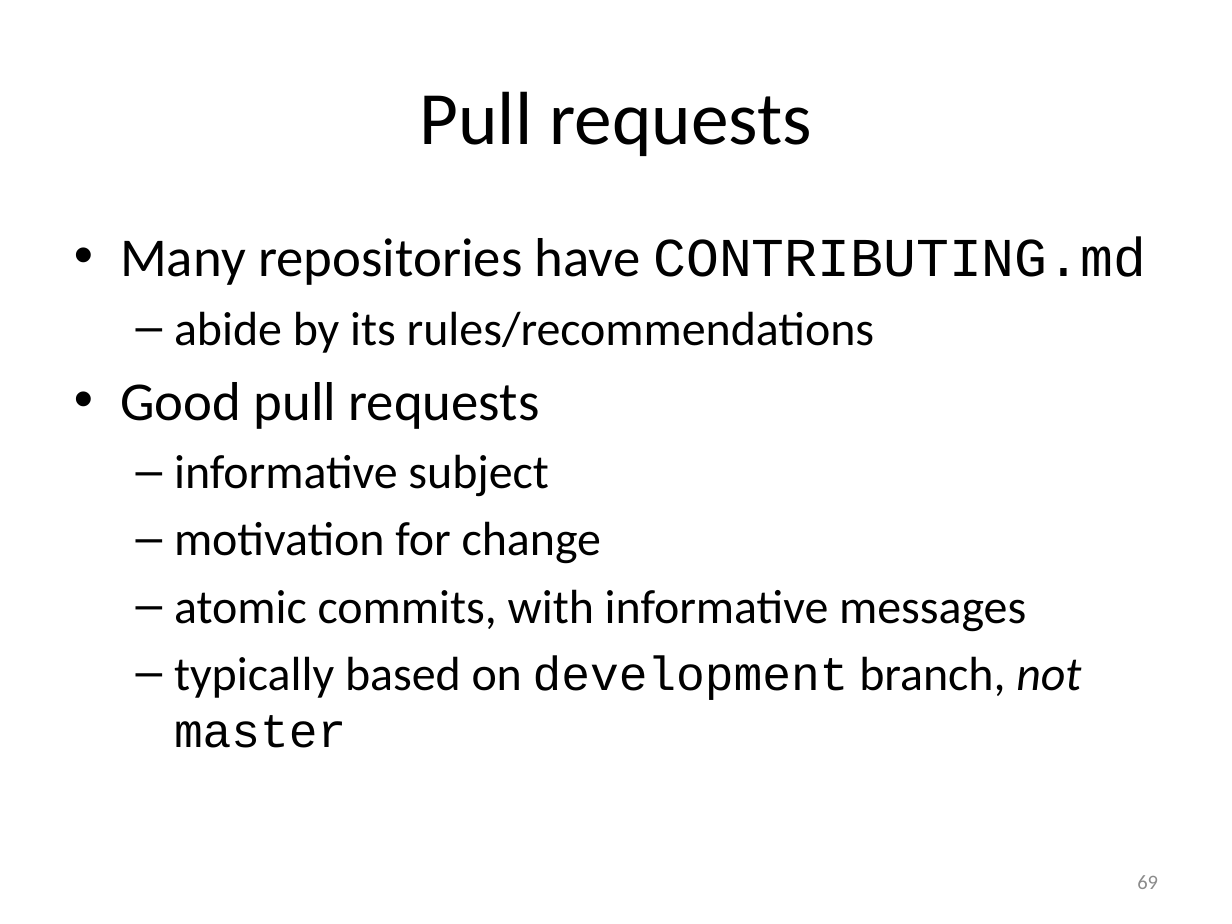
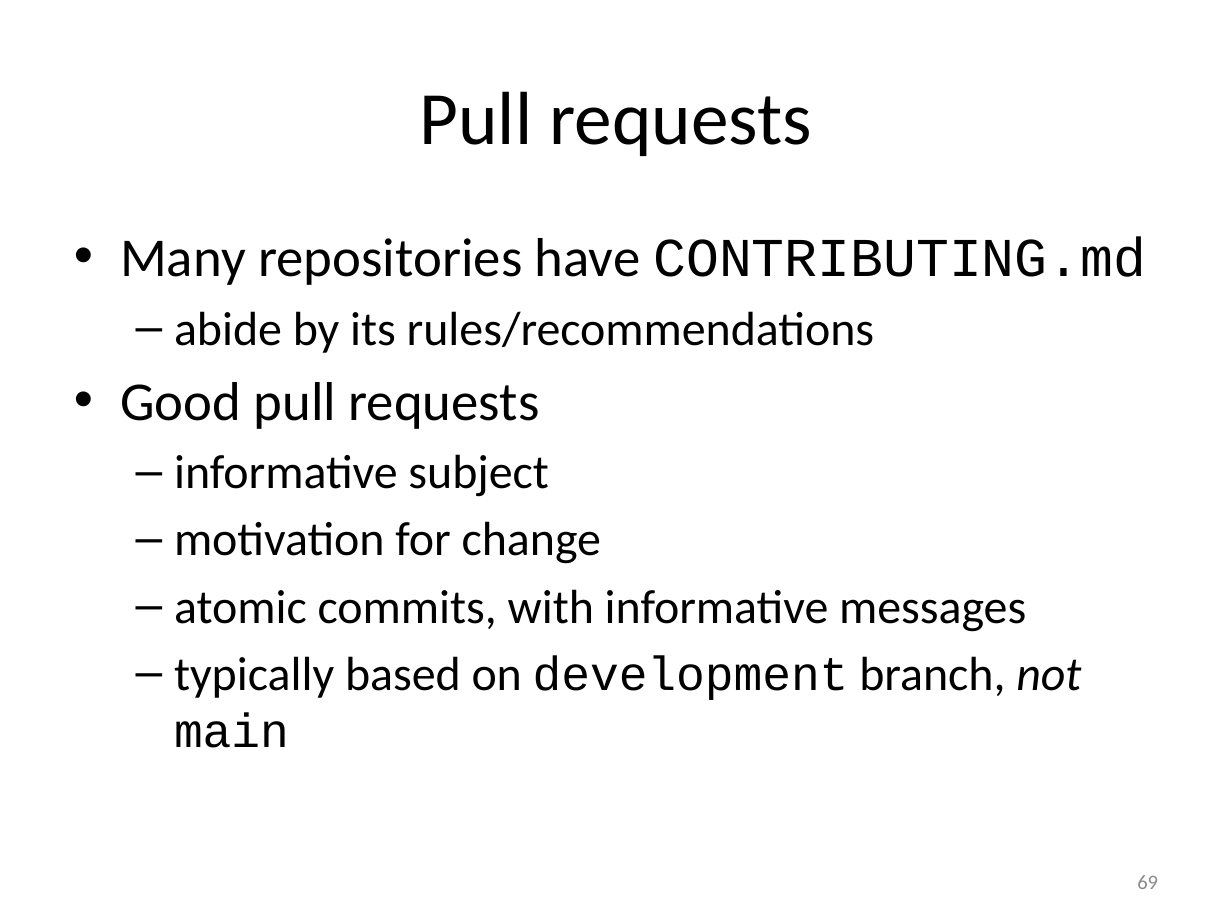
Before and after one commit to gjbex/Version-control-with-git, a slide deck: slide 69 of version_control_git.pptx. Drawn at 1232x924 pixels with LibreOffice and Linux fonts; fonts in the diff are those of the drawing. Boxes give left, top, right and bottom in pixels: in the first picture for what was removed or moved away, otherwise in the second. Text is boxed around its words. In the diff, an @@ line names an element or a change of style, - is before the commit and + after.

Commit message:
Change master to main branch
* Both Github and Gitlab now use `main` rather than `master` by default.

```diff
--- a/version_control_git.pptx
+++ b/version_control_git.pptx
@@ text at (174,655,1081,748): text changed @@
-  – typically based on development branch, not master
+  – typically based on development branch, not main
```
Also in this commit, not shown: 13 other slides changed.
